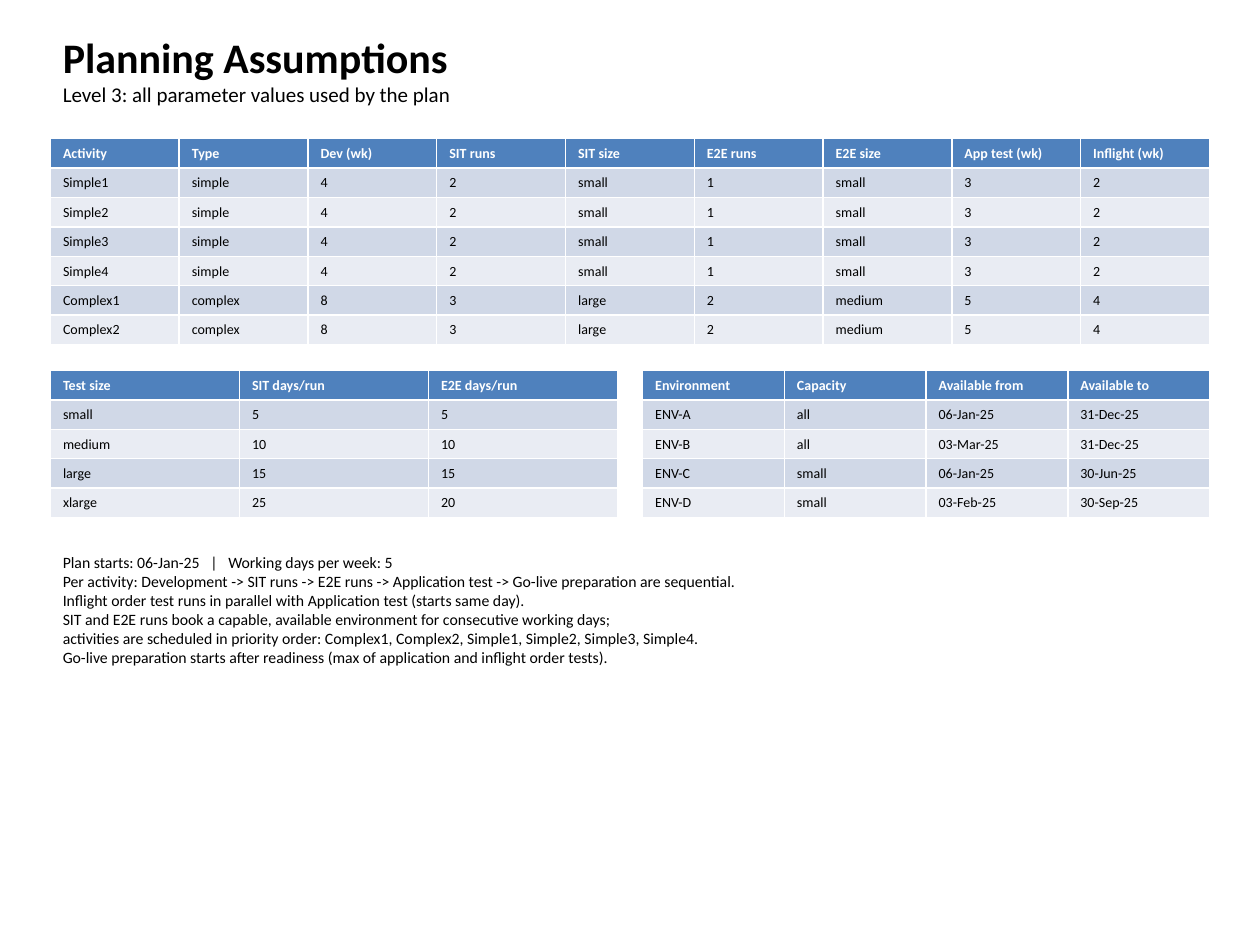
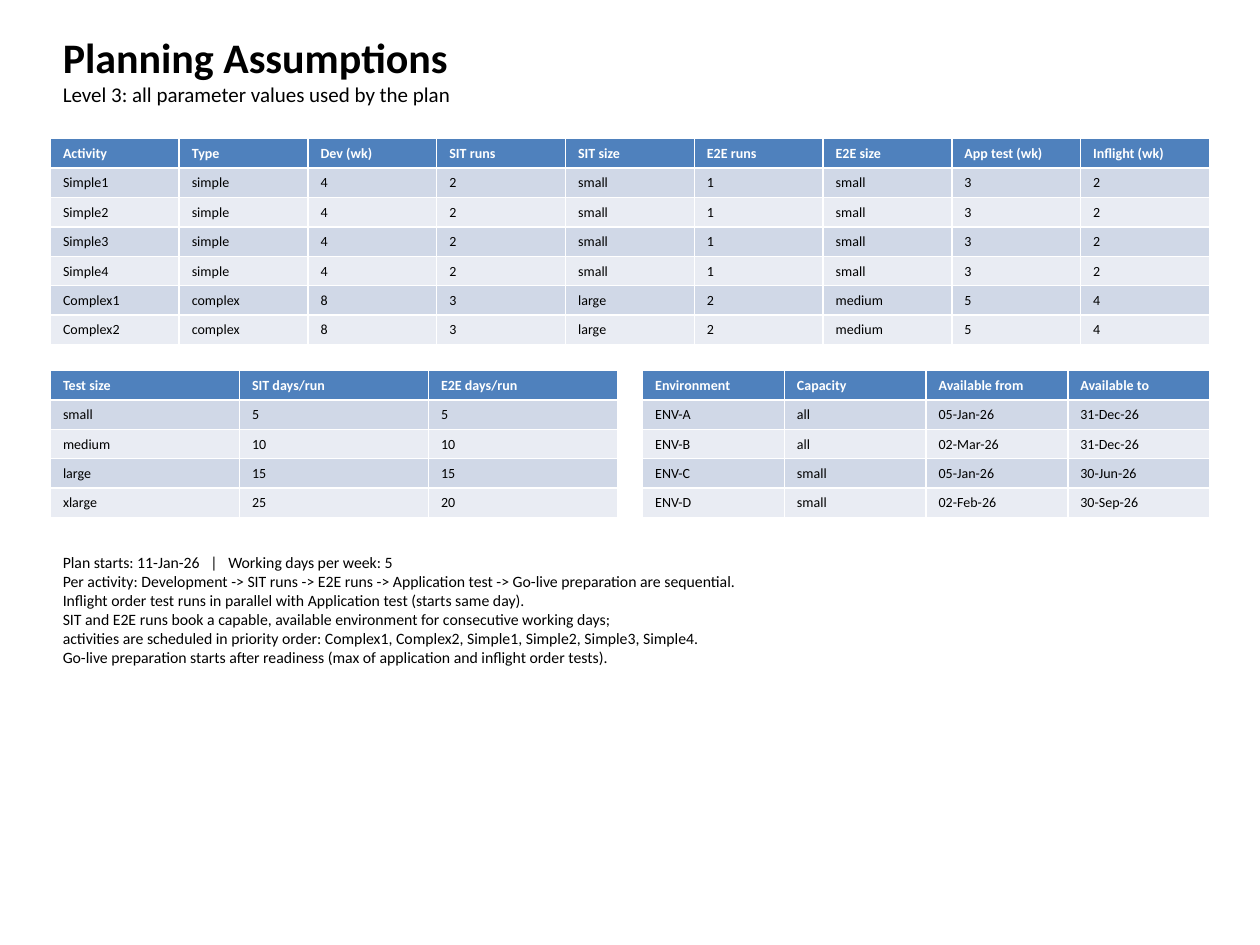
Before and after one commit to larsrude/projplan40, a slide deck: slide 9 of migration_plan.pptx. Drawn at 1260x945 pixels with LibreOffice and Linux fonts; fonts in the diff are those of the drawing. Boxes give left, top, right and bottom in pixels: in the first picture for what was removed or moved away, otherwise in the second. Text is boxed around its words. In the diff, an @@ line names an element or a change of style, - is before the commit and + after.

Commit message:
Fix scheduling crash: align environment windows with 2026 plan start, fail with clear error when a run cannot be booked

```diff
--- a/migration_plan.pptx
+++ b/migration_plan.pptx
@@ table at box(643, 370, 1207, 514) @@
-row 2, column 3: 06-Jan-25
+row 2, column 3: 05-Jan-26
-row 2, column 4: 31-Dec-25
+row 2, column 4: 31-Dec-26
-row 3, column 3: 03-Mar-25
+row 3, column 3: 02-Mar-26
-row 3, column 4: 31-Dec-25
+row 3, column 4: 31-Dec-26
-row 4, column 3: 06-Jan-25
+row 4, column 3: 05-Jan-26
-row 4, column 4: 30-Jun-25
+row 4, column 4: 30-Jun-26
-row 5, column 3: 03-Feb-25
+row 5, column 3: 02-Feb-26
-row 5, column 4: 30-Sep-25
+row 5, column 4: 30-Sep-26
@@ text at box(63, 557, 393, 571): text changed @@
-Plan starts: 06-Jan-25 | Working days per week: 5
+Plan starts: 11-Jan-26 | Working days per week: 5
```
Also in this commit, not shown: 8 other slides changed, 1 other file.
